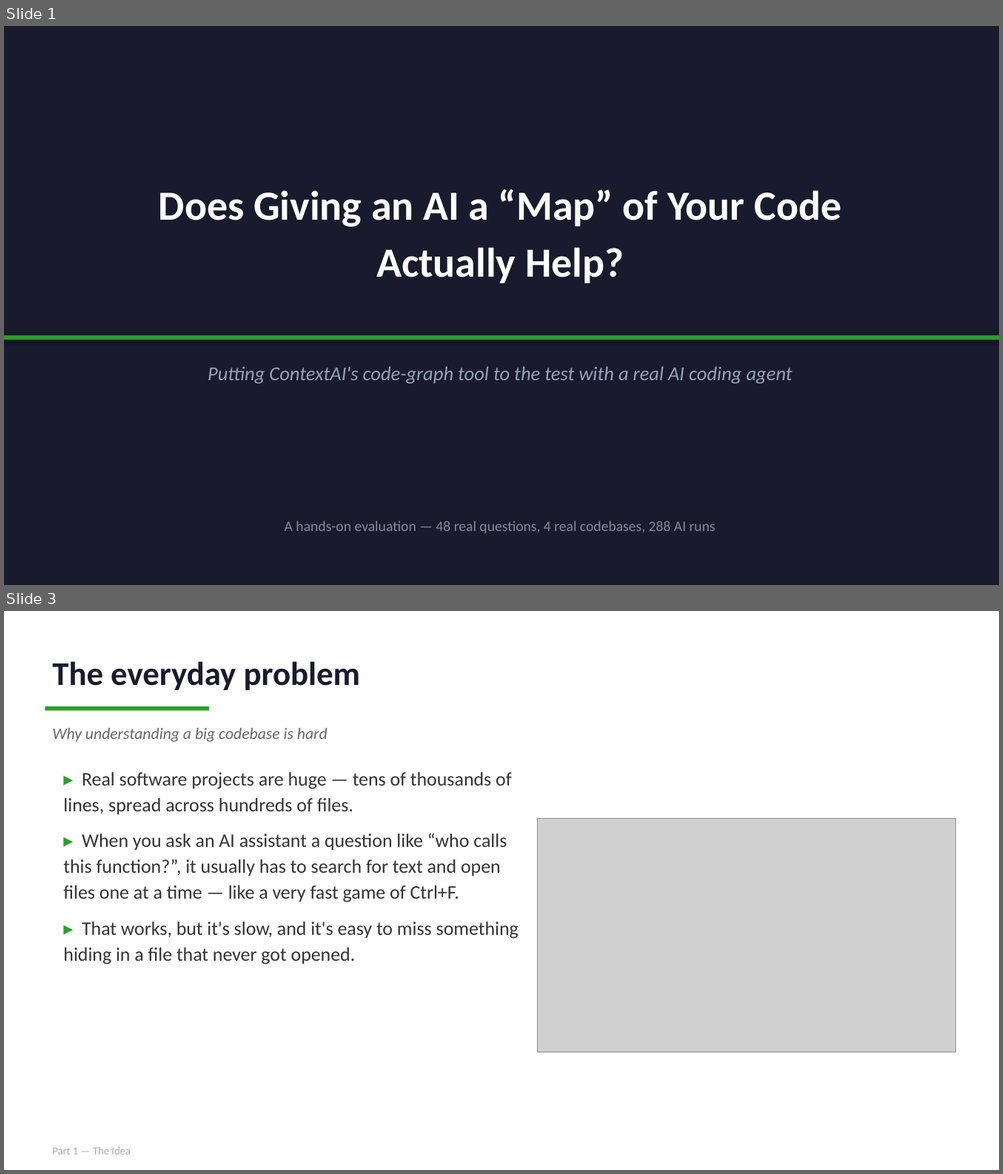
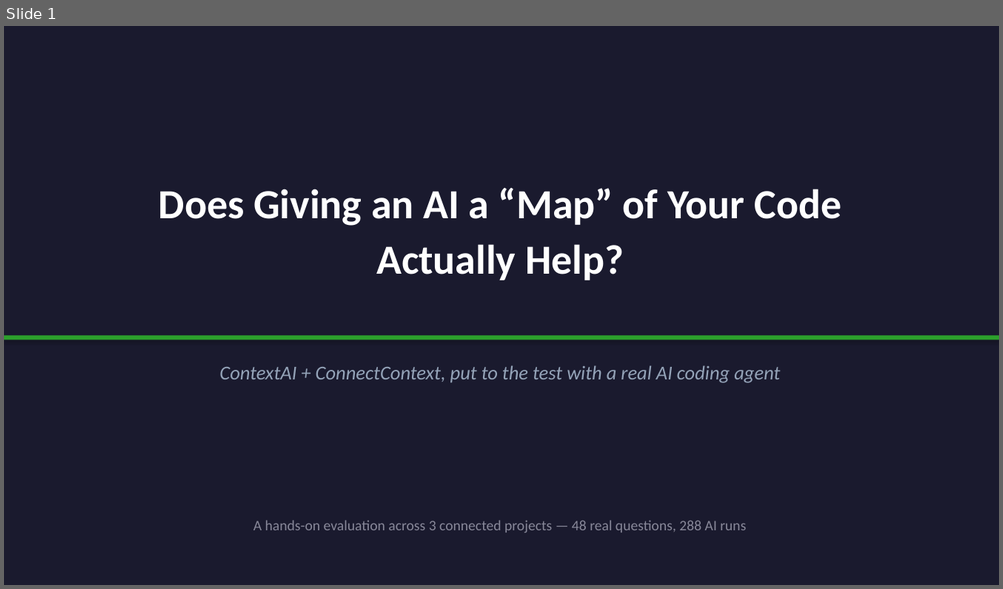
Before and after one commit to shobhit0521/Test_context, a slide deck: presentation/ContextAI_Evaluation.pptx. Shown one above the other, each under a label of ours: slides 1 and 3 before the commit, slide 1 after it; the slides between them are not shown. The pictures are 1003x1174 and 1003x589 pixels, drawn with LibreOffice and Linux fonts; fonts in the diff are those of the drawing; grey boxes stand for pictures. Boxes give left, top, right and bottom in pixels: in the first picture for what was removed or moved away, otherwise in the second. Text is boxed around its words. In the diff, an @@ line names an element or a change of style, - is before the commit and + after.

```diff
--- a/presentation/ContextAI_Evaluation.pptx
+++ b/presentation/ContextAI_Evaluation.pptx
@@ slide 3 removed at (4,611,999,1170), background #FFFFFF @@
@@ text removed at (52,661,361,690) @@
-The everyday problem
@@ rectangle removed at (45,706,209,711) @@
@@ text removed at (52,728,327,742) @@
-Why understanding a big codebase is hard
@@ text removed at (63,772,518,965) @@
-▸ Real software projects are huge — tens of thousands of lines, spread across hundreds of files.
-▸ When you ask an AI assistant a question like “who calls this function?”, it usually has to search for text and open files one at a time — like a very fast game of Ctrl+F.
-▸ That works, but it's slow, and it's easy to miss something hiding in a file that never got opened.
@@ picture removed at (538,818,956,1052) @@
@@ text removed at (52,1147,131,1155) @@
-Part 1 — The Idea
@@ slide 1 changed as well @@
@@ text "Does Giving an AI a ..." at (159,188,841,281): line spacing 1.15 to 1.12 @@
@@ text at (219,366,780,383): text changed @@
-Putting ContextAI's code-graph tool to the test with a real AI coding agent
+ContextAI + ConnectContext, put to the test with a real AI coding agent
@@ text at (253,520,745,533): text changed @@
-A hands-on evaluation — 48 real questions, 4 real codebases, 288 AI runs
+A hands-on evaluation across 3 connected projects — 48 real questions, 288 AI runs
```
Also in this commit, not shown: 5 other slides changed, 7 slides added, 19 other slides removed, 7 other files.
